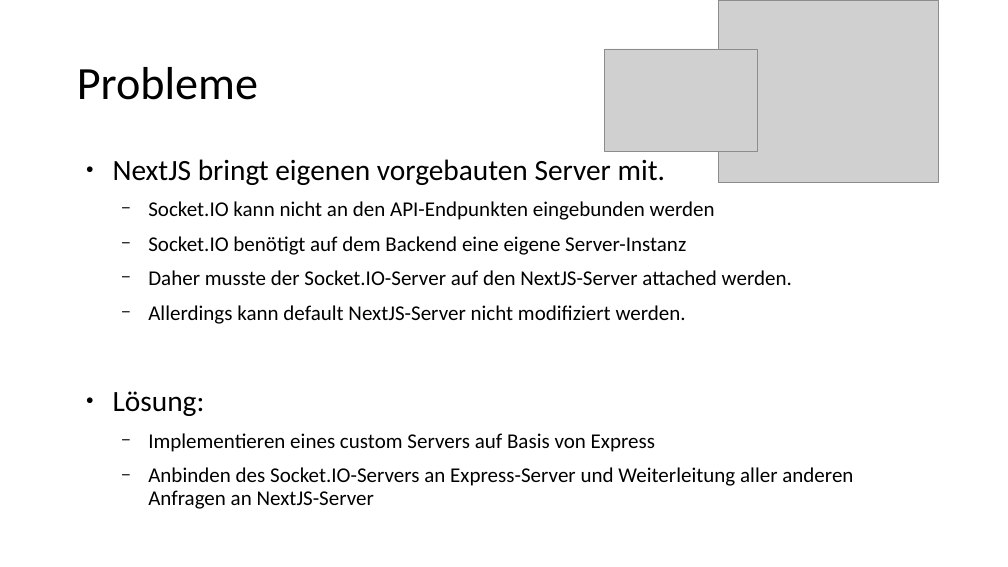
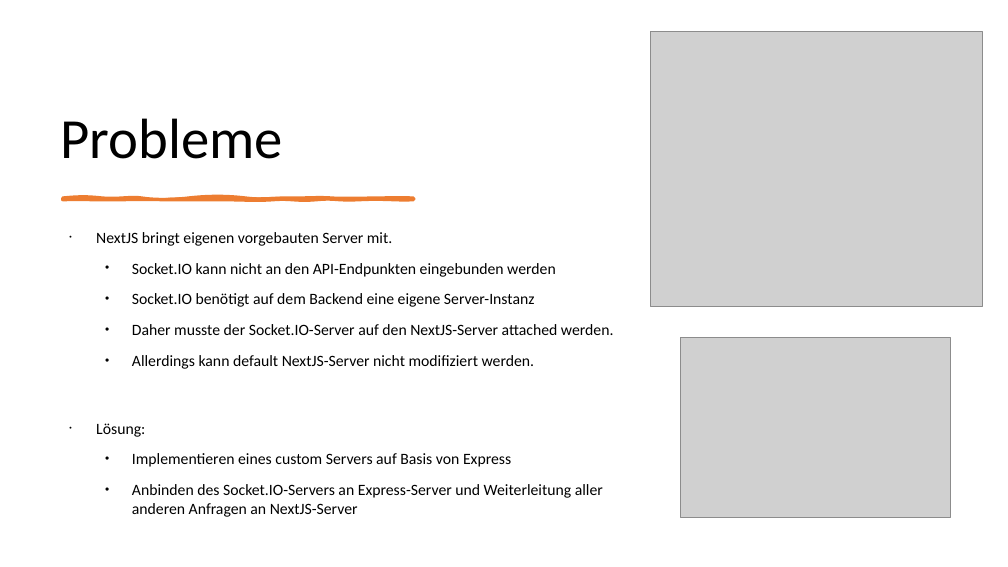
Before and after one commit to RocordJavaScript2023/realtime, a slide deck: slide 16 of presentation/realtime.pptx (slide 17 before the commit). Drawn at 1008x567 pixels with LibreOffice and Linux fonts; fonts in the diff are those of the drawing; grey boxes stand for pictures. Boxes give left, top, right and bottom in pixels: in the first picture for what was removed or moved away, otherwise in the second. Text is boxed around its words. In the diff, an @@ line names an element or a change of style, - is before the commit and + after.

```diff
--- a/presentation/realtime.pptx
+++ b/presentation/realtime.pptx
@@ title "Probleme": place and size @@
-title "Probleme" at <box>77,67,258,100</box>
+title "Probleme" at <box>60,118,282,159</box>
@@ title "Probleme" at <box>60,118,282,159</box>: size 44 to 54 pt; vertical alignment middle to bottom @@
@@ picture: place and size @@
-picture at <box>718,0,939,182</box>
+picture at <box>650,32,982,306</box>
@@ freeform shape added at <box>63,198,414,200</box>, fill #ED7D31, outline #ED7D31 3.25 pt @@
@@ text "NextJS bringt eigenen vorgebauten Server ...": place and size @@
-text "NextJS bringt eigenen vorgebauten Server ..." at <box>113,159,853,509</box>
+text "NextJS bringt eigenen vorgebauten Server ..." at <box>96,232,614,517</box>
@@ text "NextJS bringt eigenen vorgebauten Server ..." at <box>96,232,614,517</box>: size 28 to 15 pt in "NextJS bringt eigenen vorgebauten Server mit.", "Lösung:"; size 20 to 15 pt in "Socket.IO kann nicht an den API-Endpunkten eingebunden ...", "Socket.IO benötigt auf dem Backend eine eigene ...", "Daher musste der Socket.IO-Server auf den NextJS-Server ...", "Allerdings kann default NextJS-Server nicht modifiziert werd ..." and 2 more places; bullet ● to •; bullet − to • @@
@@ picture: place and size @@
-picture at <box>605,49,758,151</box>
+picture at <box>681,337,951,517</box>
```
Also in this commit, not shown: 16 other slides changed, 4 slides removed.
